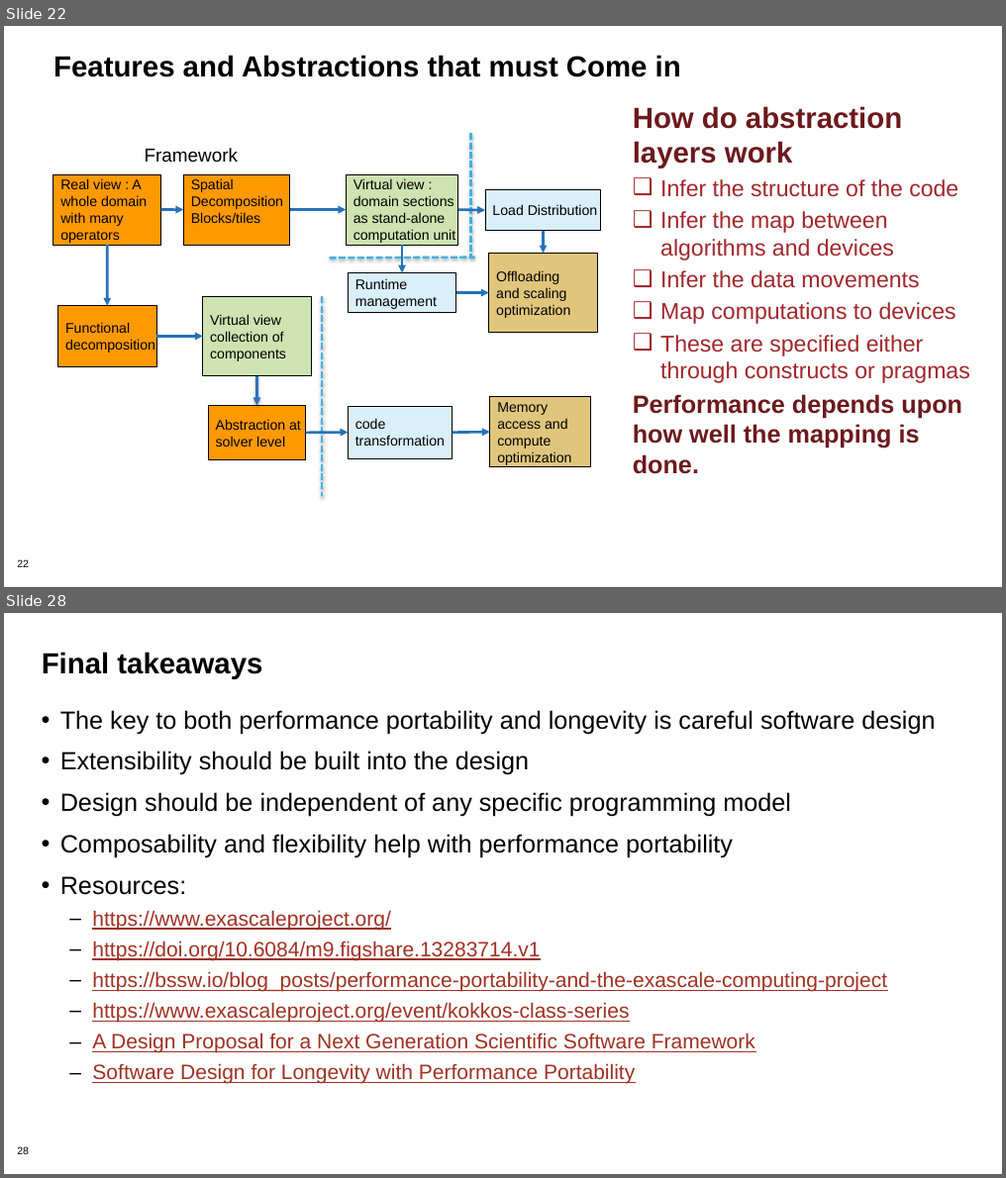
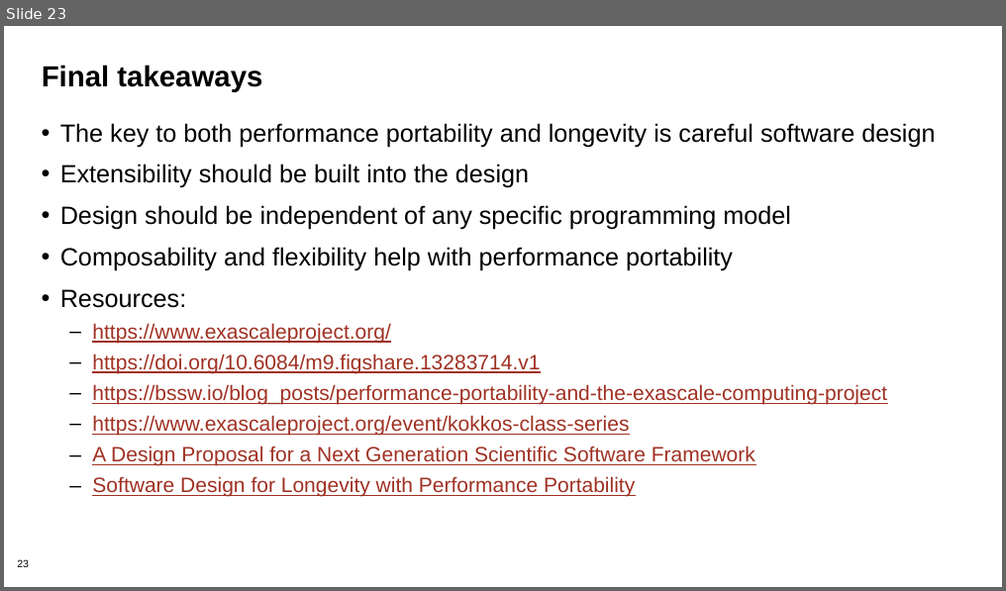
Before and after one commit to bssw-tutorial/presentations, a slide deck: design-a.pptx. Shown one above the other, each under a label of ours: slides 22 and 28 before the commit, slide 23 after it; the slides between them are not shown. The pictures are 1006x1178 and 1006x591 pixels, drawn with LibreOffice and Linux fonts; fonts in the diff are those of the drawing; background and template pictures are left out. Boxes give left, top, right and bottom in pixels: in the first picture for what was removed or moved away, otherwise in the second. Text is boxed around its words. In the diff, an @@ line names an element or a change of style, - is before the commit and + after.

```diff
--- a/design-a.pptx
+++ b/design-a.pptx
@@ slide 22 removed at (4, 26, 1002, 587), background #FFFFFF; not listed: 1 template element that a slide beside it also shows @@
@@ title removed at (54, 55, 681, 77) @@
-Features and Abstractions that must Come in
@@ text removed at (633, 106, 970, 474) @@
-How do abstraction layers work
-❑ Infer the structure of the code
-❑ Infer the map between algorithms and devices
-❑ Infer the data movements
-❑ Map computations to devices
-❑ These are specified either through constructs or pragmas
-Performance depends upon how well the mapping is done.
@@ group removed at (54, 133, 601, 497): 11 rectangles, 11 arrows, 3 lines, 1 text @@
-Real view : A
-whole domain
-with many
-operators
-Virtual view :
-domain sections
-as stand-alone
-computation unit
-Offloading
-and scaling
-optimization
-Spatial
-Decomposition
-Blocks/tiles
-Runtime
-management
-Load Distribution
-Framework
-Functional
-decomposition
-Virtual view
-collection of
-components
-Memory
-access and
-compute
-optimization
-Abstraction at
-solver level
-code
-transformation
@@ what was slide 28 is now slide 23 @@
```
Also in this commit, not shown: 7 slides changed, 14 slides added, 18 other slides removed.
